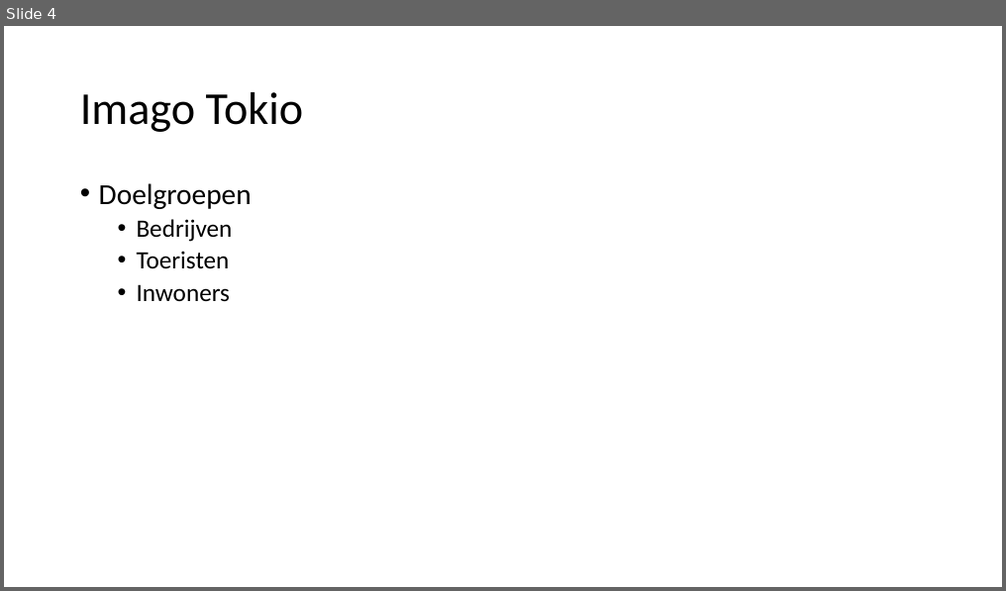
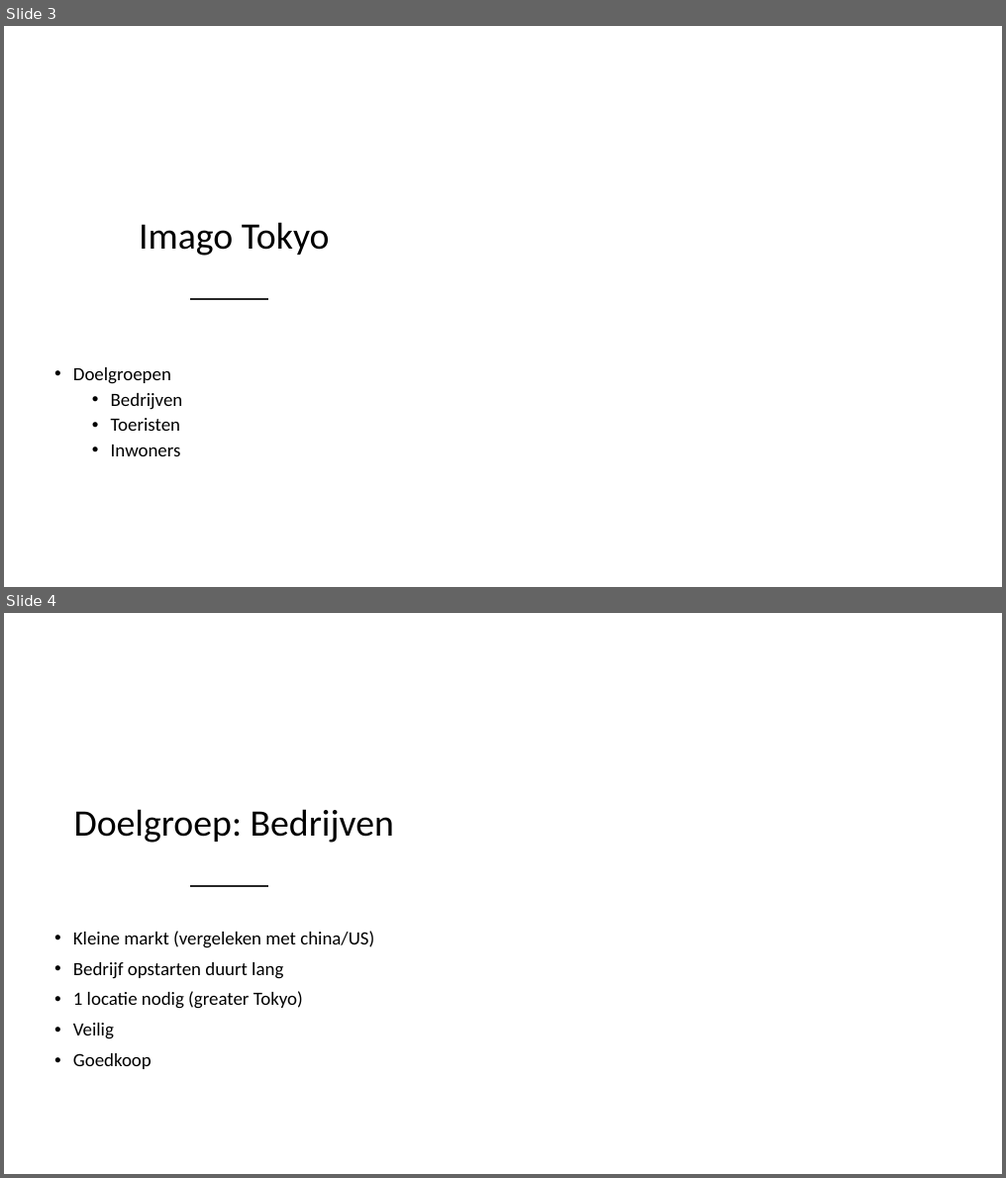
Before and after one commit to SemPlasmeijer/minor-portfolio, a slide deck: onderzoek-bestanden-etc/CityMarketing/ImagoOnderzoek.pptx. Shown one above the other, each under a label of ours: slide 4 before the commit, slides 3 and 4 after it. The pictures are 1006x591 and 1006x1178 pixels, drawn with LibreOffice and Linux fonts; fonts in the diff are those of the drawing; background and template pictures are left out. Boxes give left, top, right and bottom in pixels: in the first picture for what was removed or moved away, otherwise in the second. Text is boxed around its words. In the diff, an @@ line names an element or a change of style, - is before the commit and + after.

```diff
--- a/onderzoek-bestanden-etc/CityMarketing/ImagoOnderzoek.pptx
+++ b/onderzoek-bestanden-etc/CityMarketing/ImagoOnderzoek.pptx
@@ slide 4 added at [4,613,1002,1174], background picture (left out) @@
@@ freeform shape added at [4,694,497,1174], fill #FFFFFF at 75% opacity @@
@@ title added at [74,809,394,843], 36 pt, text #000000 @@
+Doelgroep: Bedrijven
@@ line added from (191, 886) to (267, 886), #262626 2 pt @@
@@ text added at [73,931,374,1069], 18 pt, text #000000 @@
+• Kleine markt (vergeleken met china/US)
+• Bedrijf opstarten duurt lang
+• 1 locatie nodig (greater Tokyo)
+• Veilig
+• Goedkoop
@@ what was slide 4 is now slide 3 @@
@@ slide 3 changed as well @@
@@ freeform shape added at [4,107,497,587], fill #FFFFFF at 75% opacity @@
@@ title at [139,222,330,256]: text changed; size 44 to 36 pt @@
-Imago Tokio
+Imago Tokyo
@@ text "Doelgroepen": place and size @@
-text "Doelgroepen" at [99,183,252,302]
+text "Doelgroepen" at [73,368,183,457]
@@ text "Doelgroepen" at [73,368,183,457]: size 28 to 18 pt in "Doelgroepen"; size 24 to 18 pt in "Bedrijven", "Toeristen", "Inwoners"; vertical alignment top to middle @@
@@ line added from (191, 299) to (267, 299), #262626 2 pt @@
```
Also in this commit, not shown: 1 other slide changed, 4 other slides added, 5 slides removed.
